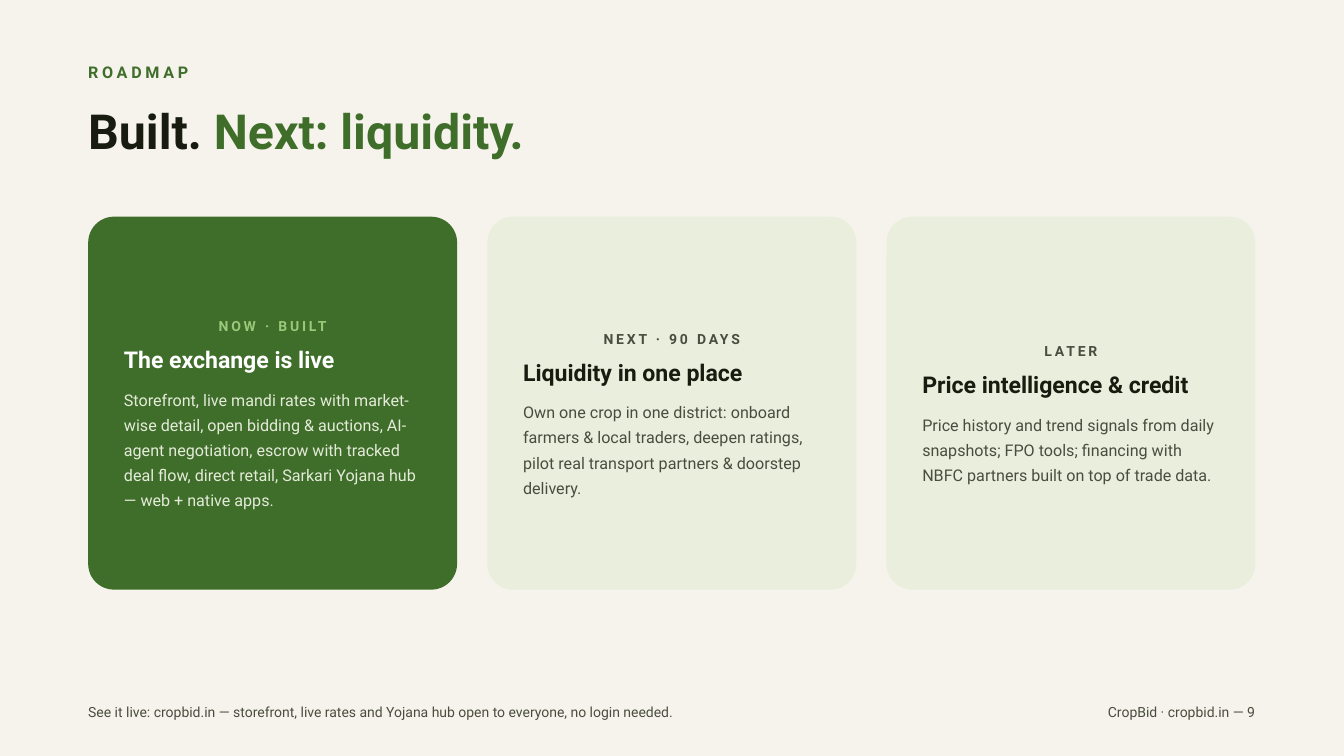
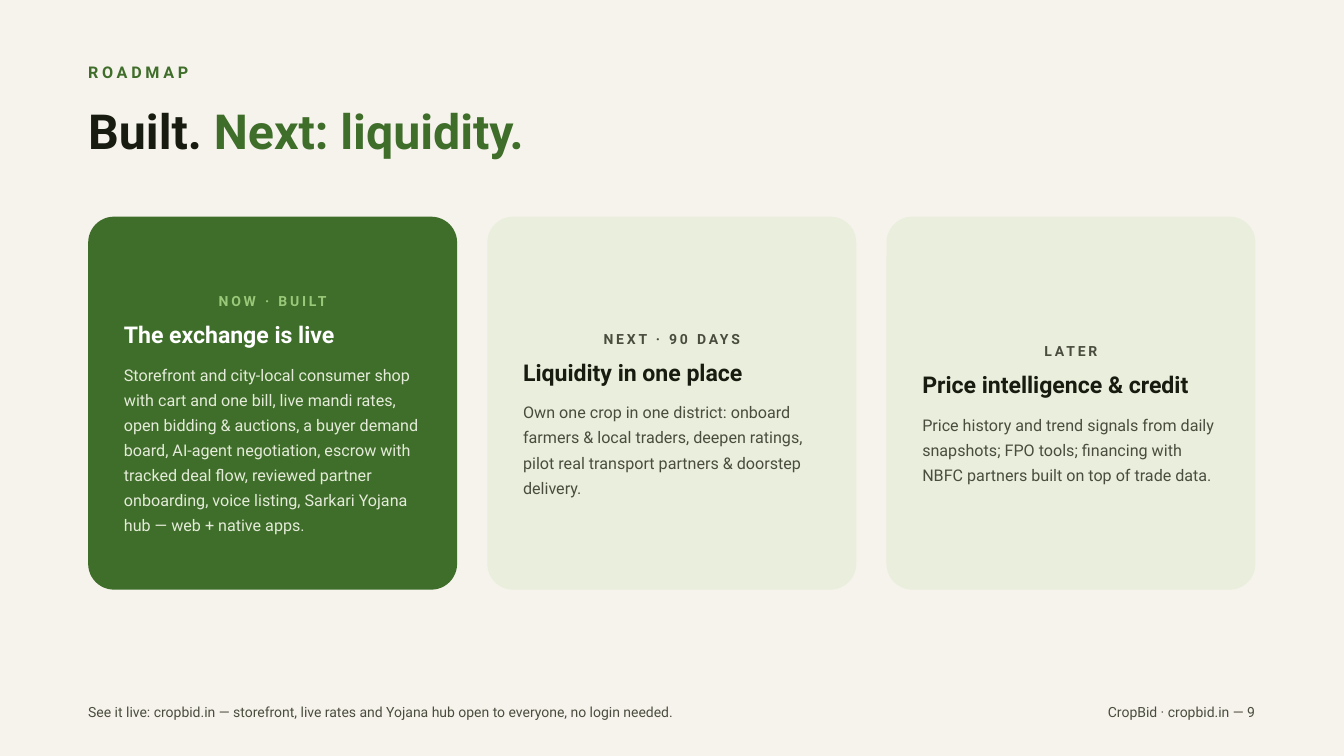
Before and after one commit to Hrishi75/CropBid, a slide deck: slide 9 of CropBid-Pitch-Deck.pptx. Drawn at 1344x756 pixels with LibreOffice and Linux fonts; fonts in the diff are those of the drawing. Boxes give left, top, right and bottom in pixels: in the first picture for what was removed or moved away, otherwise in the second. Text is boxed around its words. In the diff, an @@ line names an element or a change of style, - is before the commit and + after.

```diff
--- a/CropBid-Pitch-Deck.pptx
+++ b/CropBid-Pitch-Deck.pptx
@@ text in rounded rectangle at (x1=124, y1=369, x2=419, y2=535): text changed @@
-Storefront, live mandi rates with market-wise detail, open bidding & auctions, AI-agent negotiation, escrow with tracked deal flow, direct retail, Sarkari Yojana hub — web + native apps.
+Storefront and city-local consumer shop with cart and one bill, live mandi rates, open bidding & auctions, a buyer demand board, AI-agent negotiation, escrow with tracked deal flow, reviewed partner onboarding, voice listing, Sarkari Yojana hub — web + native apps.
```
Also in this commit, not shown: 5 other slides changed, 3 other files.
